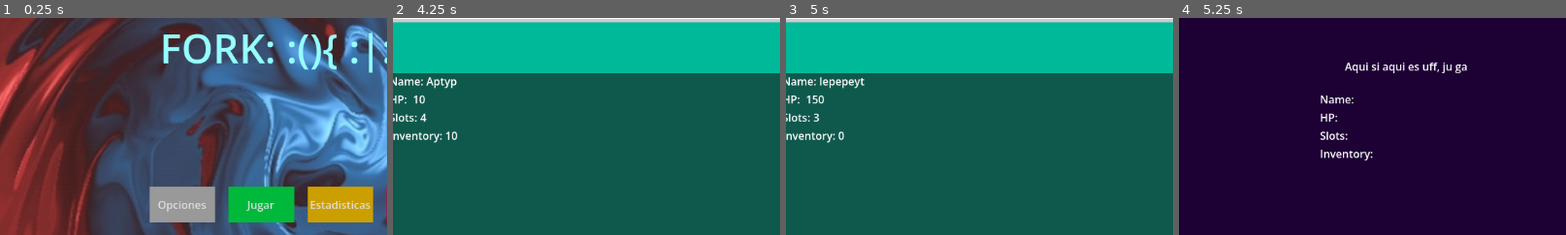
Above: before the commit, frames 1-4 (left to right).
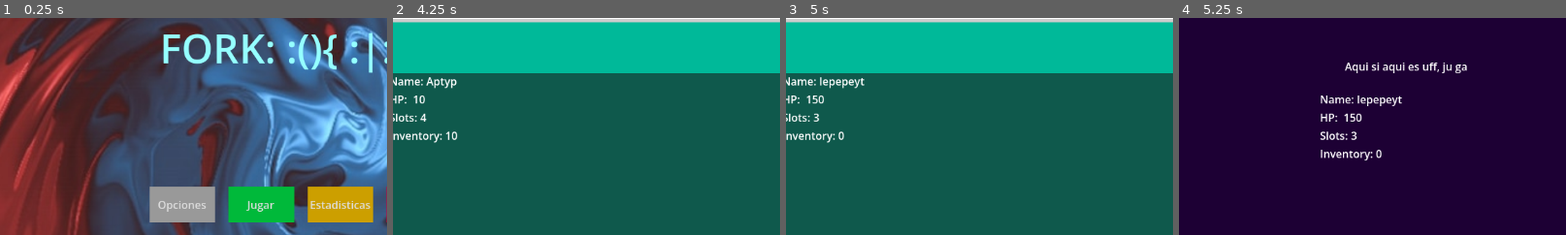
Above: after the commit, the same moments.

Repository: Anderson-Jimenez/-fork
Game: Godot game, scene res://scenes/menu.tscn
The game is run twice, just before and just after one commit, with the same random seed, the same clock (stepped at 60 frames per second) and the same inputs.
Inputs (mouse positions are % of the whole screen's width and height, from its top left):
- Up to frame 1 (0.25 s): no input
- Up to frame 2 (4.25 s): click "Jugar" at 0.5 s; click (17, 13) at 1.25 s; click (34, 13) at 2 s; click (50, 13) at 2.75 s; click (66, 13) at 3.5 s
- Up to frame 3 (5 s): click (83, 13) at 4.25 s
- Up to frame 4 (5.25 s): click "Començar" at 5 s
The pictures show only the part of the screen within x 11-61%, y 19-69%; the shares and areas given below are measured in that part.

Frames 1-3 are identical in both runs. In frame 4, 0.5% of the frame differs, in the area x 42-58%, y 35-65%.

Commit message:
autoload stats selectedCharacter

Diff:
--- /dev/null
+++ b/autoloads/gameManager.gd
@@ -0,0 +1,7 @@
+extends Node
+
+
+var selectedCharacter = {}
+
+func setCharacter(data):
+	selectedCharacter= data
--- a/project.godot
+++ b/project.godot
@@ -18,6 +18,7 @@
 [autoload]
 
 CharacterStats="*uid://buw8qruadg71y"
+GameManager="*uid://0dffrhoypf5t"
 
 [physics]
 
--- /dev/null
+++ b/scenes/playScreen.gd
@@ -0,0 +1,22 @@
+extends Control
+
+@onready var CharName= $Label/VBoxContainer/HBoxContainer/Name
+@onready var CharHp= $Label/VBoxContainer/HBoxContainer5/HP
+@onready var CharSlots= $Label/VBoxContainer/HBoxContainer4/Slots
+@onready var CharInv= $Label/VBoxContainer/HBoxContainer3/Inventori
+
+
+
+
+func showStats(name,hp,slots,inv) -> void:
+	CharName.text = str(name)
+	CharHp.text = str(hp)
+	CharSlots.text = str(slots)
+	CharInv.text = str(inv)
+
+
+
+
+func _ready() -> void:
+	var char = GameManager.selectedCharacter
+	showStats(char["NAME"],char["HP"],char["SLOTS"],char["INV"])
--- a/scenes/playScreen.tscn
+++ b/scenes/playScreen.tscn
@@ -1,4 +1,6 @@
-[gd_scene format=3 uid="uid://biic86xwftqmf"]
+[gd_scene format=3 uid="uid://p0d5bkkhgt0h"]
+
+[ext_resource type="Script" uid="uid://dl641qy08gqr6" path="res://scenes/playScreen.gd" id="1_5w2bl"]
 
 [node name="PlayScreen" type="Control" unique_id=748475291]
 custom_minimum_size = Vector2(1152, 648)
@@ -8,6 +10,7 @@
 anchor_bottom = 1.0
 grow_horizontal = 2
 grow_vertical = 2
+script = ExtResource("1_5w2bl")
 
 [node name="ColorRect" type="ColorRect" parent="." unique_id=1121806740]
 layout_mode = 1
--- a/scripts/characterSelection.gd
+++ b/scripts/characterSelection.gd
@@ -11,7 +11,7 @@
 var hp
 var slots
 var inv
-
+var selectedCharacter = {}
 var characters = {
 	char1={"NAME":"Anderson","HP":"100","SLOTS":"3","INV":"8"},
 	char2={"NAME":"Pep","HP":"200","SLOTS":"2","INV":"6"},
@@ -26,6 +26,14 @@
 
 
 func setParameters(characterName, characterHp, characterSlots, characterInv):
+	selectedCharacter = {
+		"NAME": characterName,
+		"HP": characterHp,
+		"SLOTS": characterSlots,
+		"INV": characterInv
+	}
+
+
 	nameC=characterName
 	CharName.text=nameC
 
@@ -45,6 +53,7 @@
 
 
 func _on_start_game_pressed() -> void:
+	GameManager.setCharacter(selectedCharacter)
 	get_tree().change_scene_to_file("res://scenes/playScreen.tscn")
 
 func _on_texture_button_char_1_pressed() -> void:
Not shown, added: autoloads/gameManager.gd.uid
Not shown, added: scenes/playScreen.gd.uid
